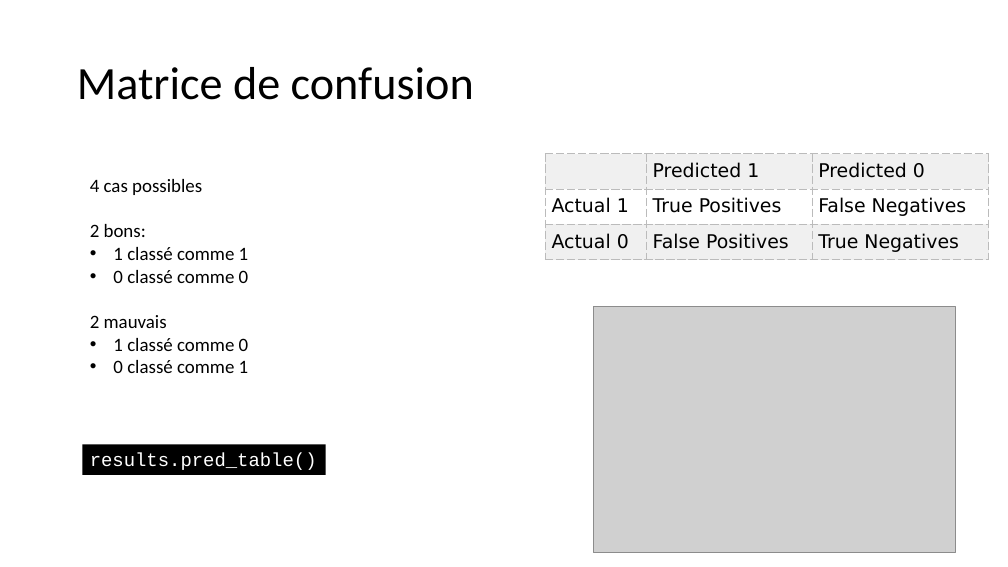
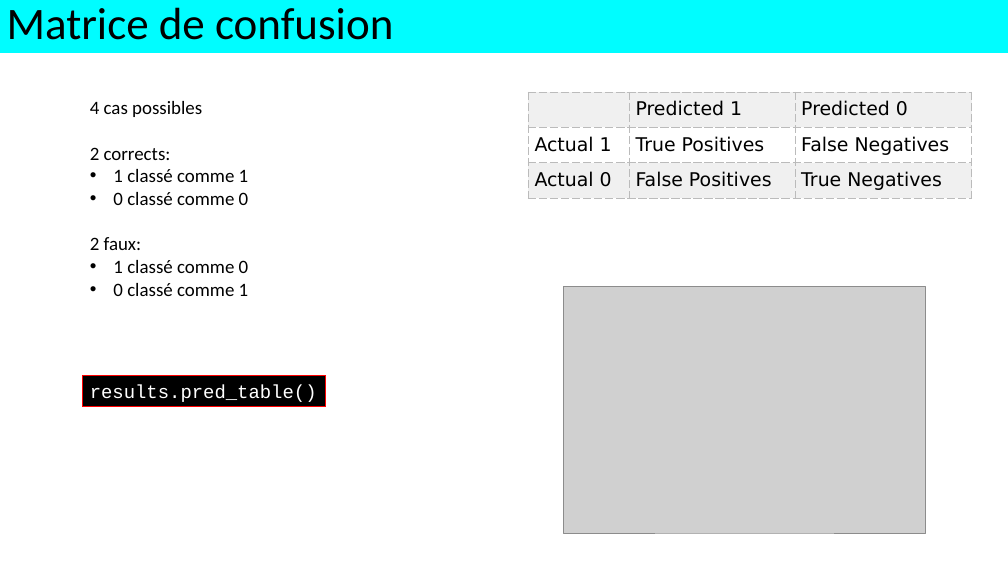
Before and after one commit to alexisperrier/XEmines_DataScience_2020, a slide deck: slide 11 of slides/XEM20_S1D4_Logistic_regression.pptx (slide 12 before the commit). Drawn at 1008x567 pixels with LibreOffice and Linux fonts; fonts in the diff are those of the drawing; grey boxes stand for pictures. Boxes give left, top, right and bottom in pixels: in the first picture for what was removed or moved away, otherwise in the second. Text is boxed around its words. In the diff, an @@ line names an element or a change of style, - is before the commit and + after.

```diff
--- a/slides/XEM20_S1D4_Logistic_regression.pptx
+++ b/slides/XEM20_S1D4_Logistic_regression.pptx
@@ rectangle "Matrice de confusion": place and size @@
-rectangle "Matrice de confusion" at (77, 67, 474, 100)
+rectangle "Matrice de confusion" at (0, 0, 1008, 53)
@@ rectangle "Matrice de confusion" at (0, 0, 1008, 53): size 44 to 42.9 pt; line spacing 0.9 to 0.8; fill none to #00FDFF @@
@@ text "4 cas possibles": place and size @@
-text "4 cas possibles" at (90, 179, 249, 373)
+text "4 cas possibles" at (90, 101, 249, 296)
@@ table: place and size @@
-table at (545, 154, 989, 259)
+table at (529, 92, 972, 198)
@@ text at (90, 147, 171, 160): text changed @@
-2 bons:
+2 corrects:
@@ text at (90, 237, 142, 250): text changed @@
-2 mauvais
+2 faux:
@@ picture: place and size @@
-picture at (594, 306, 956, 553)
+picture at (564, 287, 926, 533)
@@ rectangle "results.pred_table()": place and size @@
-rectangle "results.pred_table()" at (82, 445, 326, 475)
+rectangle "results.pred_table()" at (82, 376, 326, 406)
@@ rectangle "results.pred_table()" at (82, 376, 326, 406): outline none to #FF0000 0.75 pt @@
```
Also in this commit, not shown: 19 other slides changed, 16 slides added, 3 slides removed, 10 other files.
